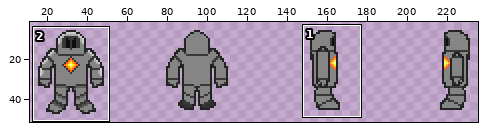
File history of a sprite sheet, Dawnseeker/src/main/resources/assets/textures/DawnseekerPCV2.png. Above: a wide view before the commit, with the close-up outlined.
Close-up. As it was:
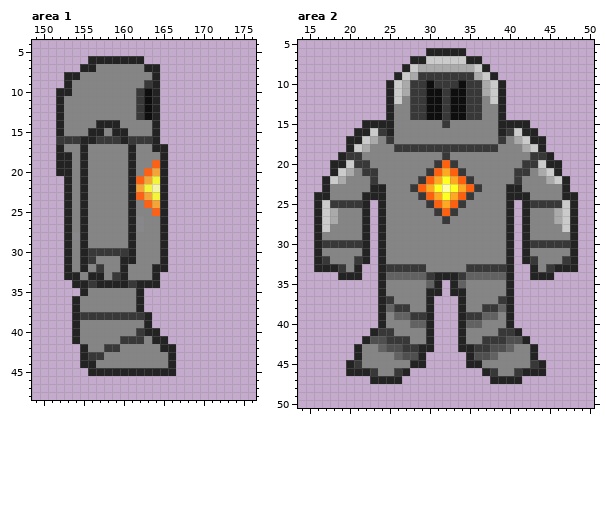
The file is 256x256 pixels. Pixels under 10% opacity are left out. Colours within 5 levels of each other are drawn and written as one. Shown: area 1: x 149..176, y 4..48; area 2: x 14..50, y 5..50. The wide view leaves out empty margins. The commit also changed other parts of the picture, which this record leaves out.
The same view after the edit:
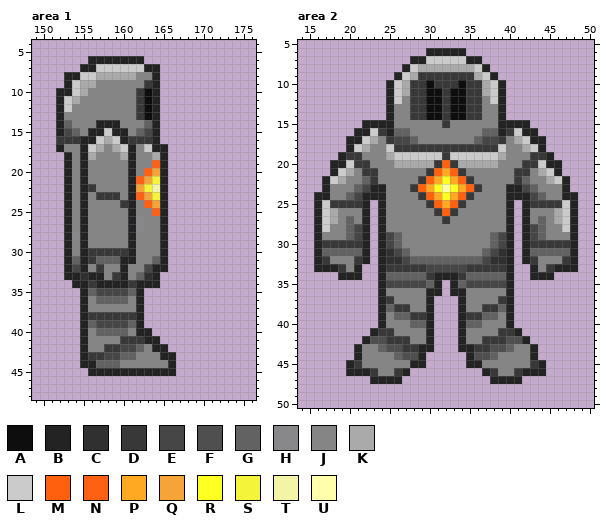
Palette (. is transparent): A #0e0e0e  B #232323  C #303030  D #383838  E #464646  F #4f4f4f  G #626262  H #858585f2  J #858585  K #aaaaaa  L #cbcbcb  M #ff600e  N #fe6114  P #ffa821  Q #f5a438  R #ffff21  S #f4f43a  T #f4f4a7  U #ffffab
Edits made:
Changed rows in their new state; - is an unchanged pixel.
Area 1:
first column x 152:
 7 -----LLLLLL--
 8 ---LLKKKKK---
 9 --LKK--------
10 --LK---------
11 -LK----------
12 -L-----------
14 -G---------G-
15 -EG---L---GE-
16 -----LKL-----
17 ----LK-KL--L-
18 .---K---K---K
19 .------------
20 .------------
22 ----D--------
23 -----DDD-----
24 --------D----
first column x 154:
31 G--GGG----G--
32 E--------E---
33 -C------GC---
35 --GEEEEG-----
36 .B-GGGG------
37 .B-----------
38 .B------B.---
39 .BGEEEEGB.---
40 .B-GGGG-B-.--
41 .B-------B-.-
42 ------EEG-B-.
43 ----EEGG---B-
44 ---GGG-------
Area 2:
first column x 17:
16 ---------GG---------GG---------
17 ---------EEG-------GEE---------
18 --------L-------------L--------
19 --------KLLLLLL-LLLLLLK--------
20 ---------KKKKK---KKKKK---------
22 -----G-------------------G-----
23 ----GE-------------------EG----
24 ---GE---------------------EG---
27 ---G-----------------------G---
28 ---GE---------------------EG---
29 ---GE---EG-----------GE---EG---
30 --------EG-----------GE--------
31 GGGGG---CEG---------GEC---GGGGG
32 --------CCEGGGGGGGGGECC--------
33 -------------EEEEE-------------
35 --------EEEEE-----EEEEE--------
Pixel boxes of the changes (left, top, right, bottom) in both close-ups:
changed: (56, 64, 160, 208)
changed: (72, 256, 176, 368)
changed: (322, 128, 570, 288)
